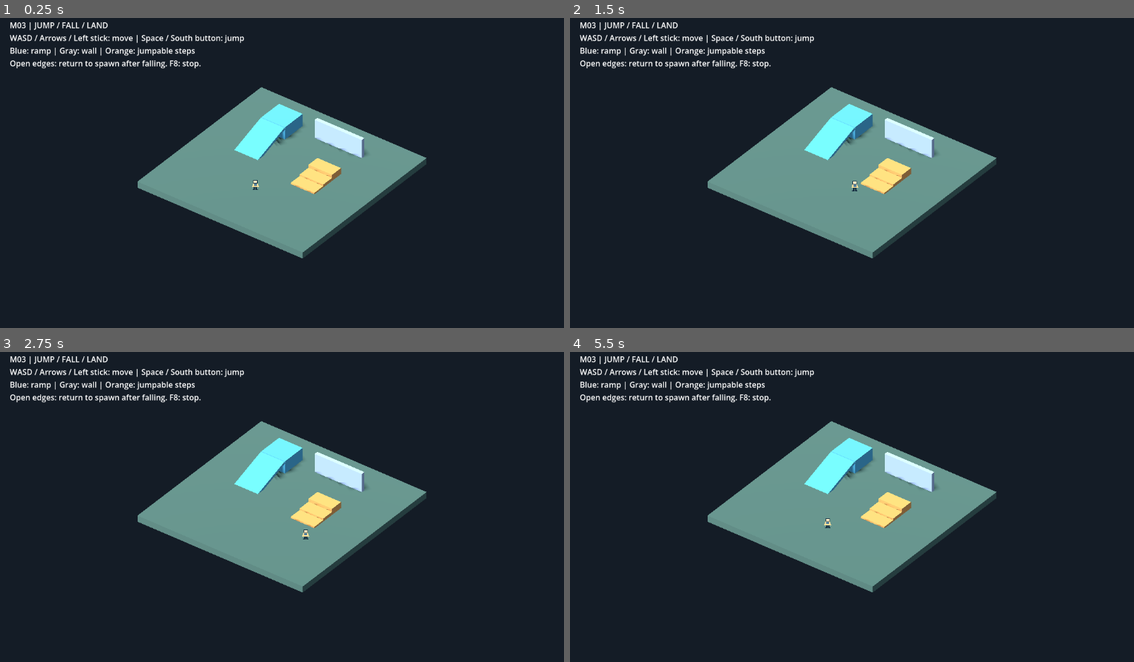
Above: before the commit, frames 1-4 (two rows, left to right).
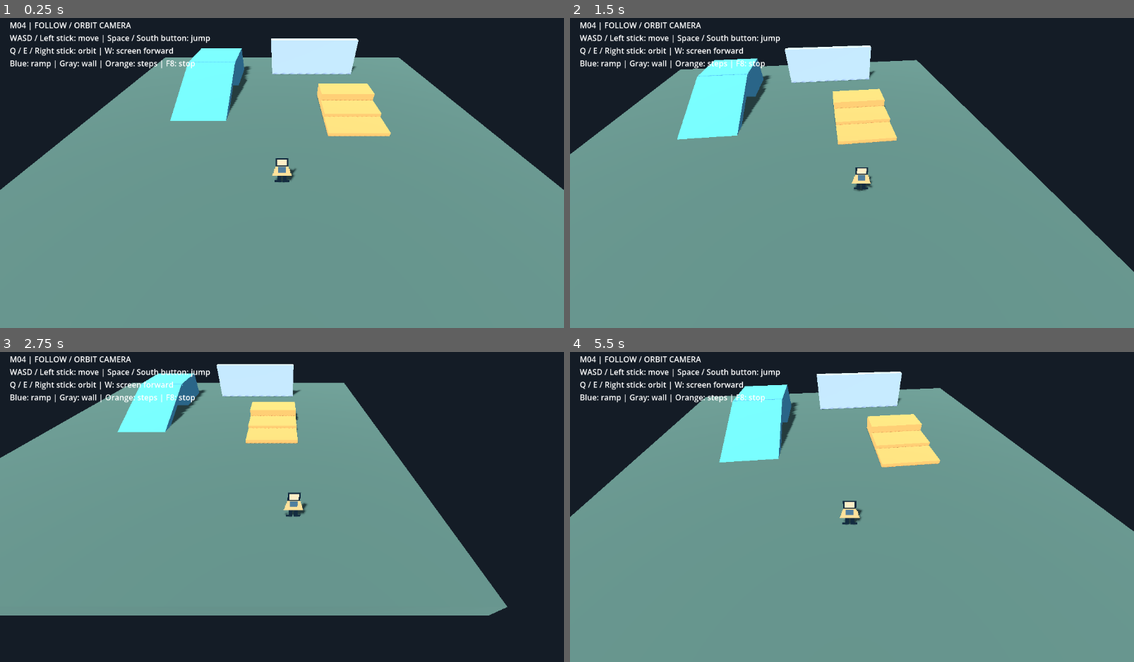
Above: after the commit, the same moments.

Repository: holy572782/forgotten-world
Game: Godot game, scene res://scenes/main.tscn
The game is run twice, just before and just after one commit, with the same random seed, the same clock (stepped at 60 frames per second) and the same inputs.
Inputs (mouse positions are in pixels of both pictures, inside the frame that each line leads up to):
- Up to frame 1 (0.25 s): no input
- Up to frame 2 (1.5 s): tap Enter at 0.5 s; move the mouse to (976, 154) at 0.52 s; hold D (move_right) 0.53-1.28 s; tap Q (camera_left) at 0.6 s; click (976, 154) at 0.67 s; tap Space (jump) at 0.77, 1.07 s; tap E (camera_right) at 0.8, 1.35 s; move the mouse to (739, 185) at 1.27 s; hold S (move_down) from 1.28 s (still down)
- Up to frame 3 (2.75 s): tap Space (jump) at 1.52, 1.55, 1.82 s; move the mouse to (338, 435) at 2.02 s; release S (move_down) at 2.03 s; hold D (move_right) from 2.03 s (still down); hold Space (jump) from 2.03 s (still down); tap Q (camera_left) at 2.3 s
- Up to frame 4 (5.5 s): move the mouse to (823, 565) at 2.77 s; release D (move_right) at 2.78 s; release Space (jump) at 2.78 s; hold W (move_up) 2.78-3.53 s; tap J (attack) at 2.85 s; click (823, 565) at 2.92 s; tap Space (jump) at 3.02, 3.32, 4.52, 4.82 s; tap E (camera_right) at 3.05, 4.35, 5.3 s; move the mouse to (1021, 550) at 3.52 s; hold Space (jump) 3.53-4.28 s; hold A (move_left) 3.53-5.03 s; tap Q (camera_left) at 3.6, 4.55 s; move the mouse to (682, 457) at 4.27 s; move the mouse to (880, 503) at 5.02 s; hold S (move_down) from 5.03 s (still down); tap K (dodge) at 5.1 s; click (880, 503) at 5.17 s

The runs differ from the first frame. In frame 1, 66% of the frame differs, in the area x 0-100%, y 1-100%; in frame 2, 61%; in frame 3, 45%; in frame 4, 65%.

Commit message:
M04: Implement follow and orbit camera
追従・水平回転CameraRig、設定Resource、地形衝突回避と復帰同期を追加。
既存のカメラ相対移動を再利用し、物理描画補間を有効化。
Godot 4.7.2でM00〜M03回帰、M04統合検査、実描画30/60fps比較に合格。
README・仕様・テスト計画・進捗を更新。ユーザー操作確認待ち。
壁際の拡大制約、パッド未検証、既知の矢印同時押し問題を記録。

Diff:
--- a/project.godot
+++ b/project.godot
@@ -99,6 +99,10 @@
 ]
 }
 
+[physics]
+
+common/physics_interpolation=true
+
 [rendering]
 
 renderer/rendering_method="gl_compatibility"
--- /dev/null
+++ b/resources/camera_settings.tres
@@ -0,0 +1,6 @@
+[gd_resource type="Resource" script_class="" load_steps=2 format=3]
+
+[ext_resource type="Script" path="res://scripts/camera/camera_settings.gd" id="1"]
+
+[resource]
+script = ExtResource("1")
--- /dev/null
+++ b/scenes/camera/camera_rig.tscn
@@ -0,0 +1,18 @@
+[gd_scene load_steps=3 format=3]
+
+[ext_resource type="Script" path="res://scripts/camera/camera_rig.gd" id="1"]
+
+[sub_resource type="SphereShape3D" id="CameraClearance"]
+radius = 0.25
+
+[node name="CameraRig" type="Node3D"]
+script = ExtResource("1")
+
+[node name="SpringArm3D" type="SpringArm3D" parent="."]
+collision_mask = 1
+shape = SubResource("CameraClearance")
+margin = 0.05
+
+[node name="Camera3D" type="Camera3D" parent="SpringArm3D"]
+current = true
+near = 0.1
--- a/scenes/main.tscn
+++ b/scenes/main.tscn
@@ -1,8 +1,9 @@
-[gd_scene load_steps=4 format=3]
+[gd_scene load_steps=5 format=3]
 
 [ext_resource type="PackedScene" path="res://scenes/test_arena.tscn" id="1_arena"]
 [ext_resource type="PackedScene" path="res://scenes/player/player.tscn" id="2_player"]
 [ext_resource type="Script" path="res://scripts/main.gd" id="3_main"]
+[ext_resource type="PackedScene" path="res://scenes/camera/camera_rig.tscn" id="4_camera"]
 
 [node name="Main" type="Node3D"]
 script = ExtResource("3_main")
@@ -10,3 +11,6 @@
 [node name="TestArena" parent="." instance=ExtResource("1_arena")]
 
 [node name="Player" parent="." instance=ExtResource("2_player")]
+
+[node name="CameraRig" parent="." node_paths=PackedStringArray("target") instance=ExtResource("4_camera")]
+target = NodePath("../Player")
--- /dev/null
+++ b/scripts/camera/camera_rig.gd
@@ -0,0 +1,37 @@
+extends Node3D
+## Physics follow/orbit; player and camera share automatic render interpolation.
+const CameraSettings = preload("res://scripts/camera/camera_settings.gd")
+@export var settings: CameraSettings = preload("res://resources/camera_settings.tres")
+@export var target: Node3D
+@onready var arm: SpringArm3D = $SpringArm3D
+@onready var camera: Camera3D = $SpringArm3D/Camera3D
+var _last_target_position := Vector3.ZERO
+
+func _ready() -> void:
+	# Player (0), map recovery (1), follow (2), spring collision (3).
+	process_physics_priority = 2
+	arm.process_physics_priority = 3
+	arm.rotation.x = deg_to_rad(settings.pitch_angle)
+	arm.spring_length = settings.camera_distance
+	if target is CollisionObject3D:
+		arm.add_excluded_object(target.get_rid())
+	snap_to_target()
+
+func _physics_process(delta: float) -> void:
+	rotation.y = wrapf(rotation.y - Input.get_axis("camera_left", "camera_right") * deg_to_rad(settings.rotation_speed) * delta, -PI, PI)
+	if not is_instance_valid(target):
+		return
+	if target.global_position.distance_to(_last_target_position) > settings.teleport_distance:
+		snap_to_target()
+	else:
+		global_position = global_position.lerp(target.global_position + settings.target_offset, 1.0 - exp(-settings.follow_smoothing * delta))
+	_last_target_position = target.global_position
+
+func snap_to_target() -> void:
+	if not is_instance_valid(target):
+		return
+	global_position = target.global_position + settings.target_offset
+	_last_target_position = target.global_position
+	reset_physics_interpolation()
+	# SpringArm updates the camera distance later in this same physics tick.
+	camera.reset_physics_interpolation.call_deferred()
--- /dev/null
+++ b/scripts/camera/camera_settings.gd
@@ -0,0 +1,8 @@
+extends Resource
+## Provisional M04 tuning, not final balance values.
+@export_range(-80.0, -10.0) var pitch_angle: float = -45.0
+@export_range(1.0, 30.0) var camera_distance: float = 10.0
+@export_range(0.0, 360.0) var rotation_speed: float = 100.0
+@export_range(0.0, 30.0) var follow_smoothing: float = 8.0
+@export var target_offset := Vector3(0, 0.9, 0)
+@export_range(1.0, 100.0) var teleport_distance: float = 8.0
--- a/scripts/main.gd
+++ b/scripts/main.gd
@@ -1,5 +1,5 @@
 extends Node3D
-## M03 test-map wiring and fall recovery only; no persistence or death system.
+## Test-map wiring and fall recovery only; no persistence or death system.
 
 @export var fall_reset_height: float = -10.0 # Provisional map-only threshold.
 
@@ -7,9 +7,11 @@
 	# Run after the player so recovery clears the entire completed tick's motion.
 	process_physics_priority = 1
 	$Player.reset_motion($TestArena/PlayerSpawn.global_position)
-	$Player.movement_camera = $TestArena/Preview/Camera3D
-	$TestArena/Preview/Instructions/Label.text = "M03 | JUMP / FALL / LAND\nWASD / Arrows / Left stick: move | Space / South button: jump\nBlue: ramp | Gray: wall | Orange: jumpable steps\nOpen edges: return to spawn after falling. F8: stop."
+	$Player.movement_camera = $CameraRig.camera
+	$CameraRig.snap_to_target()
+	$TestArena/Preview/Instructions/Label.text = "M04 | FOLLOW / ORBIT CAMERA\nWASD / Left stick: move | Space / South button: jump\nQ / E / Right stick: orbit | W: screen forward\nBlue: ramp | Gray: wall | Orange: steps | F8: stop"
 
 func _physics_process(_delta: float) -> void:
 	if $Player.global_position.y < fall_reset_height:
 		$Player.reset_motion($TestArena/PlayerSpawn.global_position)
+		$CameraRig.snap_to_target()
--- a/scripts/player/player_controller.gd
+++ b/scripts/player/player_controller.gd
@@ -129,7 +129,9 @@
 
 static func input_to_world(input_vector: Vector2, view_basis: Basis) -> Vector3:
 	var forward := horizontal_forward(view_basis)
-	var right := forward.cross(Vector3.UP)
+	var right := view_basis.x
+	right.y = 0.0
+	right = right.normalized() if right.length_squared() > 0.000001 else forward.cross(Vector3.UP)
 	var bounded := input_vector.limit_length()
 	return right * bounded.x - forward * bounded.y
 
--- a/tests/m02_movement.gd
+++ b/tests/m02_movement.gd
@@ -21,6 +21,11 @@
 	root.add_child(main)
 	player.set_physics_process(false)
 	camera = main.get_node("TestArena/Preview/Camera3D")
+	_check(player.movement_camera == main.get_node("CameraRig/SpringArm3D/Camera3D"), "M04 camera wiring")
+	# Isolate the existing locomotion regression from orbit/follow, tested in M04.
+	main.get_node("CameraRig").set_physics_process(false)
+	player.movement_camera = camera
+	camera.make_current()
 	original_rotation = camera.rotation
 	_check(player.global_position == main.get_node("TestArena/PlayerSpawn").global_position, "Spawn wiring")
 	_check(player.movement_camera == camera, "Camera wiring")
--- a/tests/m03_jump.gd
+++ b/tests/m03_jump.gd
@@ -18,6 +18,9 @@
 	player = main.get_node("Player")
 	player.set_physics_process(false)
 	main.get_node("TestArena/Preview/Camera3D").rotation = Vector3.ZERO
+	# Use the established world-aligned fixture; M04 tests live camera integration.
+	main.get_node("CameraRig").set_physics_process(false)
+	player.movement_camera = main.get_node("TestArena/Preview/Camera3D")
 	await _reset(Vector3(0, 0, 6))
 	jump_held = true
 	await _ticks(1)
--- /dev/null
+++ b/tests/m04_camera.gd
@@ -0,0 +1,179 @@
+extends SceneTree
+## Synthetic integration tests. --capture uses real rendering and saves T04 images.
+const STEP := 1.0 / 60.0
+var main: Node3D
+var player: CharacterBody3D
+var rig: Node3D
+var camera: Camera3D
+var failures: Array[String] = []
+var held: Dictionary = {}
+var capture := false
+
+func _initialize() -> void:
+	call_deferred("_run")
+
+func _run() -> void:
+	capture = "--capture" in OS.get_cmdline_user_args()
+	main = load("res://scenes/main.tscn").instantiate()
+	root.add_child(main)
+	player = main.get_node("Player")
+	rig = main.get_node("CameraRig")
+	camera = rig.camera
+	await _ticks(15)
+	_check(camera == root.get_camera_3d() and player.movement_camera == camera, "Active camera wiring")
+	_check(is_equal_approx(rig.arm.rotation.x, -PI / 4) and camera.global_position.y > player.position.y, "Downward pitch sign")
+	_check(is_equal_approx(rig.arm.get_hit_length(), 10.0), "Open ground full length; no player collision")
+	_check(ProjectSettings.get_setting("physics/common/physics_interpolation"), "Shared physics interpolation enabled")
+	# Move the actual body, with the production camera at each cardinal yaw.
+	for yaw in [0.0, 90.0, 180.0, 270.0]:
+		for action in ["move_up", "move_down", "move_left", "move_right"]:
+			await _reset(Vector3(0, 0, 6), yaw)
+			held[action] = 1.0
+			await _ticks(25)
+			var axis: Vector3 = {"move_up": Vector3.FORWARD, "move_down": Vector3.BACK, "move_left": Vector3.LEFT, "move_right": Vector3.RIGHT}[action]
+			var expected := axis.rotated(Vector3.UP, deg_to_rad(yaw))
+			_check(Vector3(player.velocity.x, 0, player.velocity.z).normalized().dot(expected) > 0.999, "T02 yaw=%s %s" % [yaw, action])
+		await _reset(Vector3(0, 0, 6), yaw)
+		await _image("yaw_%d" % int(yaw))
+	# Q/E and right-stick events traverse the existing InputMap.
+	for item in [[KEY_Q, 1.0], [KEY_E, -1.0]]:
+		await _reset(Vector3(0, 0, 6), 0)
+		rig.set_physics_process(false)
+		var key := InputEventKey.new()
+		key.physical_keycode = item[0]
+		key.pressed = true
+		Input.parse_input_event(key)
+		Input.flush_buffered_events()
+		rig._physics_process(0.5)
+		_check(absf(rad_to_deg(rig.rotation.y) - 50.0 * item[1]) < 0.01, "Q/E direction and speed")
+		key = key.duplicate()
+		key.pressed = false
+		Input.parse_input_event(key)
+		Input.flush_buffered_events()
+		rig.set_physics_process(true)
+	for strength in [0.1, 0.6, -0.6, 1.0]:
+		await _reset(Vector3(0, 0, 6), 0)
+		rig.set_physics_process(false)
+		var stick := InputEventJoypadMotion.new()
+		stick.axis = JOY_AXIS_RIGHT_X
+		stick.axis_value = strength
+		Input.parse_input_event(stick)
+		Input.flush_buffered_events()
+		rig._physics_process(0.5)
+		var expected := -signf(strength) * maxf(0, (absf(strength) - 0.2) / 0.8) * 50
+		_check(absf(rad_to_deg(rig.rotation.y) - expected) < 0.01, "Analog orbit strength=" + str(strength))
+		stick = stick.duplicate()
+		stick.axis_value = 0
+		Input.parse_input_event(stick)
+		Input.flush_buffered_events()
+		rig.set_physics_process(true)
+	await _reset(Vector3(0, 0, 6), 0)
+	held = {"move_up": 1.0, "camera_right": 1.0}
+	for tick in range(90):
+		await _ticks(1)
+		if tick > 20:
+			var forward := -camera.global_basis.z
+			forward.y = 0
+			_check(Vector3(player.velocity.x, 0, player.velocity.z).normalized().dot(forward.normalized()) > 0.98, "T02 moving while orbiting")
+		_check(player.position.distance_to(rig.position - rig.settings.target_offset) < 1.0, "Follow bounded during movement")
+	# Jump with production callbacks and actual camera framing.
+	await _reset(Vector3(0, 0, 6), 0)
+	held.jump = 1.0
+	var highest := 0.0
+	for tick in range(65):
+		await _ticks(1)
+		highest = maxf(highest, rig.position.y)
+		_check(not camera.is_position_behind(player.position + Vector3.UP), "Jump remains in front of camera")
+		var screen := camera.unproject_position(player.position + Vector3.UP)
+		_check(root.get_visible_rect().has_point(screen), "Jump remains on screen")
+		if tick == 18: await _image("jump")
+	_check(highest > 1.5 and player.is_on_floor(), "Vertical follow and landing")
+	# Static and moving orbit clearance on M01 wall/ramp/platform.
+	for item in [[Vector3(3, 0, -7.5), 180.0, "wall"], [Vector3(-3.3, 0, -4), 270.0, "ramp"], [Vector3(-3.3, 0, -8), 270.0, "platform"]]:
+		await _reset(item[0], item[1])
+		_check(rig.arm.get_hit_length() < 9.0, "Obstacle shortens arm: " + item[2] + " length=" + str(rig.arm.get_hit_length()))
+		await _image(item[2])
+		held.camera_right = 1.0
+		for tick in range(216):
+			await _ticks(1)
+			var query := PhysicsShapeQueryParameters3D.new()
+			var sphere := SphereShape3D.new()
+			sphere.radius = 0.1
+			query.shape = sphere
+			query.transform = Transform3D(Basis.IDENTITY, camera.global_position)
+			query.collision_mask = 1
+			_check(player.get_world_3d().direct_space_state.intersect_shape(query).is_empty(), "Camera clearance during orbit: " + item[2])
+	# Real fall recovery and explicit teleport both snap without slow traversal.
+	await _reset(Vector3(13, 0, 6), 0)
+	held.move_right = 1.0
+	var recovered := false
+	for tick in range(220):
+		await _ticks(1)
+		if player.position.x < 1:
+			recovered = true
+			_check(rig.position.distance_to(player.position + rig.settings.target_offset) < 0.001, "Recovery snaps camera same tick")
+			break
+	_check(recovered, "Open edge recovery")
+	await _reset(Vector3(0, 0, 6), 0)
+	player.reset_motion(Vector3(10, 0, 6))
+	await _ticks(1)
+	_check(rig.position.distance_to(player.position + rig.settings.target_offset) < 0.01, "Large teleport auto sync")
+	# Exponential smoothing at equal elapsed time with different delta partitions.
+	rig.set_physics_process(false)
+	player.set_physics_process(false)
+	var endpoints: Array[Vector3] = []
+	for fps in [30, 60]:
+		rig.snap_to_target()
+		rig.position.x -= 3.0
+		for step in range(fps): rig._physics_process(1.0 / fps)
+		endpoints.append(rig.position)
+	_check(endpoints[0].distance_to(endpoints[1]) < 0.0001, "Exponential follow delta independence")
+	rig.set_physics_process(true)
+	player.set_physics_process(true)
+	# Actual renderer caps, normal 60Hz physics, equal physics duration.
+	var results: Array[Vector2] = []
+	for fps in [30, 60]:
+		Engine.max_fps = fps
+		await _reset(Vector3(0, 0, 6), 0)
+		held = {"move_up": 1.0, "camera_right": 1.0}
+		var start_frame := Engine.get_frames_drawn()
+		await _ticks(60)
+		var measurement := Vector2(rad_to_deg(rig.rotation.y), rig.position.distance_to(player.position + rig.settings.target_offset))
+		results.append(measurement)
+		print("FPS_CAP=", fps, " yaw/follow_error=", measurement, " rendered_frames=", Engine.get_frames_drawn() - start_frame)
+		_check(absf(measurement.x + 100.0) < 0.1, "100 degrees per second cap=" + str(fps))
+		await _image("fps_%d" % fps)
+	_check(results[0].distance_to(results[1]) < 0.02, "30/60 cap equivalent follow and orbit")
+	held.clear()
+	_refresh()
+	for failure in failures: push_error(failure)
+	if failures.is_empty(): print("PASS M04: T02 integration, follow/jump/recovery, Q/E/analog, terrain clearance, delta and 30/60 caps; T04 captures require visual review")
+	main.free()
+	quit(0 if failures.is_empty() else 1)
+
+func _ticks(count: int) -> void:
+	_refresh()
+	for tick in range(count):
+		await physics_frame
+		_refresh()
+
+func _refresh() -> void:
+	for action in ["move_up", "move_down", "move_left", "move_right", "jump", "camera_left", "camera_right"]:
+		if held.has(action): Input.action_press(action, held[action])
+		else: Input.action_release(action)
+
+func _reset(at: Vector3, yaw: float) -> void:
+	held.clear()
+	_refresh()
+	player.reset_motion(at)
+	rig.rotation.y = deg_to_rad(yaw)
+	rig.snap_to_target()
+	await _ticks(20)
+
+func _image(label: String) -> void:
+	if not capture: return
+	await RenderingServer.frame_post_draw
+	_check(root.get_texture().get_image().save_png("res://.godot/m04_" + label + ".png") == OK, "Save image " + label)
+
+func _check(condition: bool, message: String) -> void:
+	if not condition and not failures.has(message): failures.append(message)
Not shown, added: scripts/camera/camera_rig.gd.uid
Not shown, added: scripts/camera/camera_settings.gd.uid
Not shown, added: tests/m04_camera.gd.uid
Not shown, changed: docs/10_SYSTEM_SPEC_GODOT.md
Not shown, changed: docs/12_TEST_PLAN.md
Not shown, changed: docs/DEVELOPMENT_STATUS.md
